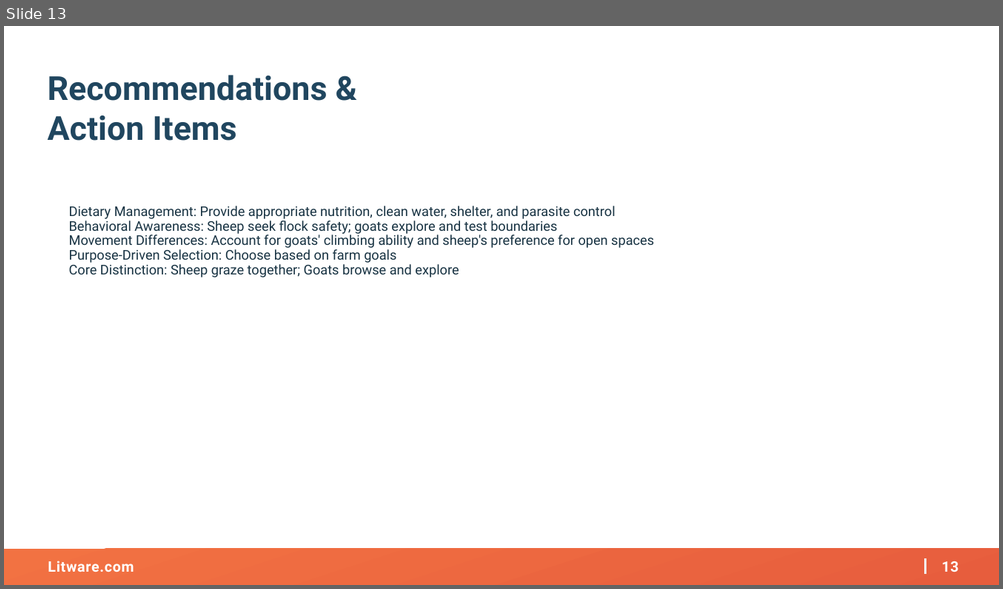
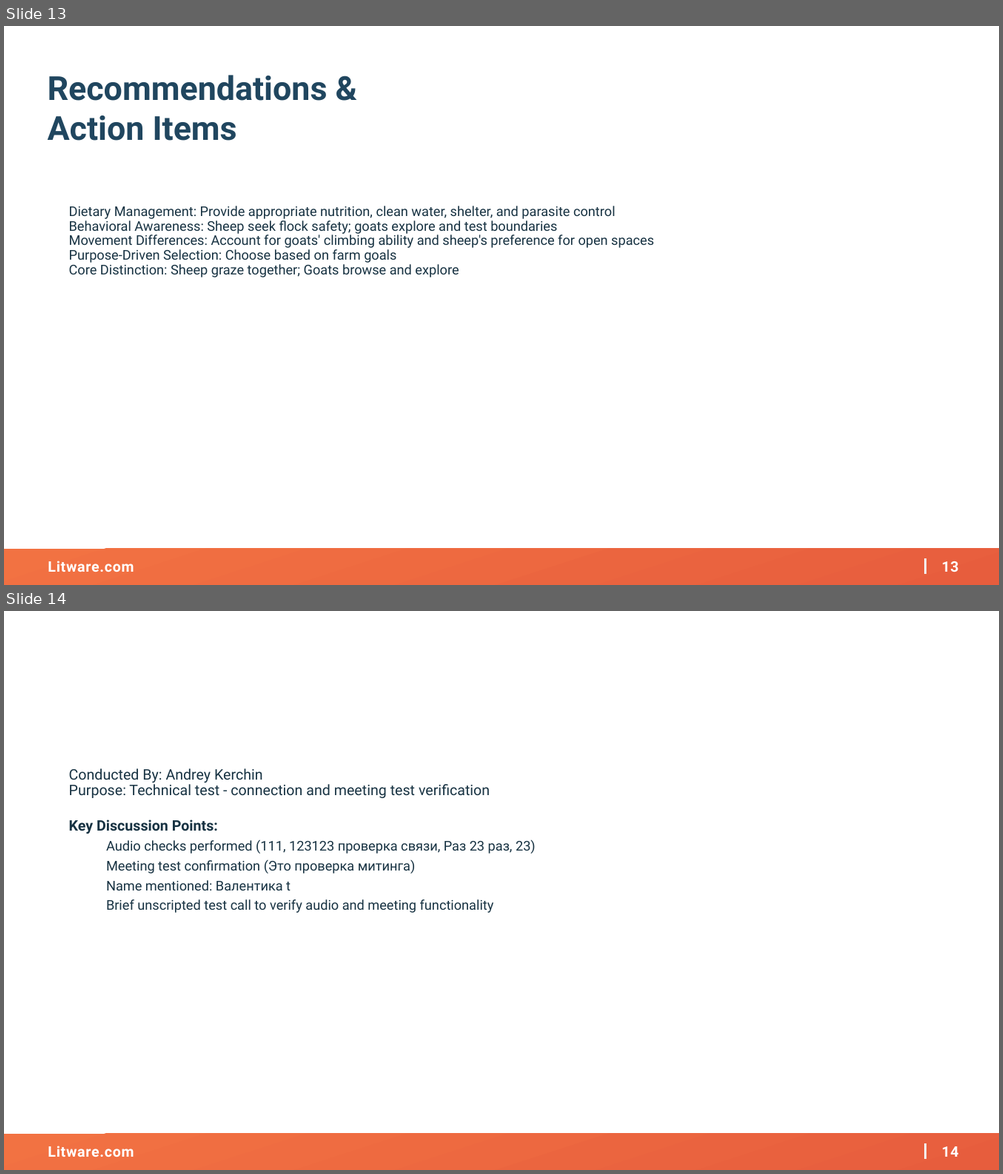
Before and after one commit to AKercha1/justtemporary, a slide deck: create-a-project-from-remediat-20260210171110/artifacts/kickoff-deck.pptx. Shown one above the other, each under a label of ours: slide 13 before the commit, slides 13 and 14 after it. The pictures are 1003x589 and 1003x1174 pixels, drawn with LibreOffice and Linux fonts; fonts in the diff are those of the drawing; background and template pictures are left out. Boxes give left, top, right and bottom in pixels: in the first picture for what was removed or moved away, otherwise in the second. Text is boxed around its words. In the diff, an @@ line names an element or a change of style, - is before the commit and + after.

```diff
--- a/create-a-project-from-remediat-20260210171110/artifacts/kickoff-deck.pptx
+++ b/create-a-project-from-remediat-20260210171110/artifacts/kickoff-deck.pptx
@@ slide 14 added at <box>4,611,999,1170</box>, background #FFFFFF; not listed: 4 template elements that a slide beside it also shows @@
@@ text added at <box>69,769,535,913</box>, 13 pt, text #173242 @@
+Conducted By: Andrey Kerchin
+Purpose: Technical test - connection and meeting test verification
+Key Discussion Points:
+  Audio checks performed (111, 123123 проверка связи, Раз 23 раз, 23)
+  Meeting test confirmation (Это проверка митинга)
+  Name mentioned: Валентика t
+  Brief unscripted test call to verify audio and meeting functionality
```
Also in this commit, not shown: 1 other slide added.
